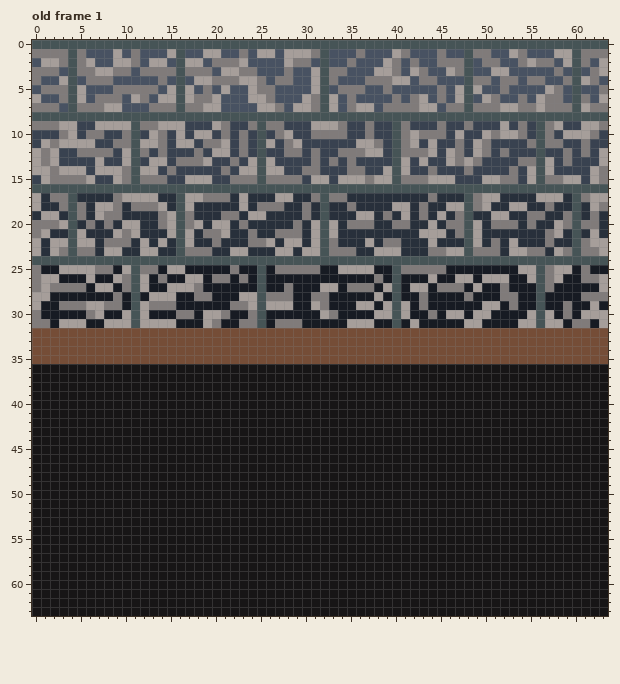
Two states of a pixel-art file, Mecenati/Assets/Maps/Tilez/Tiles.aseprite. That is the earlier state.
64x64 pixels, 6 frames. Colours within 5 levels of each other are drawn and written as one. Shown: old frame 1. The commit also changed other frames, which this record leaves out.
After:
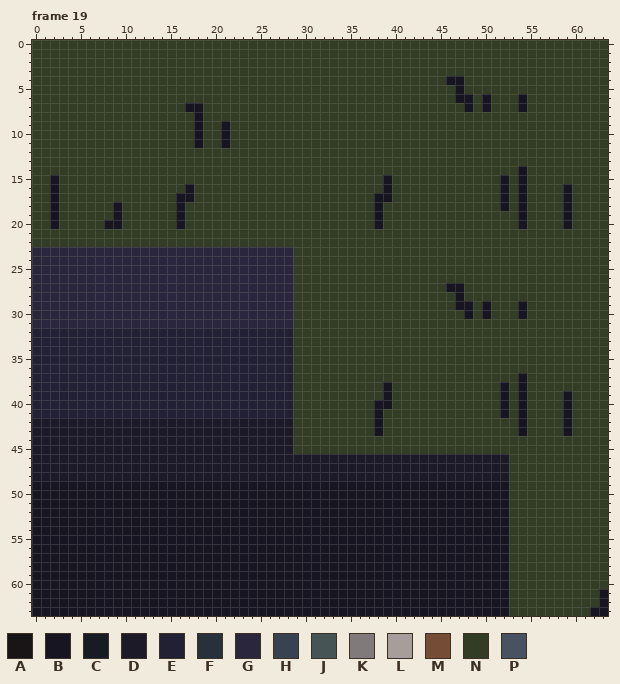
Palette (. is transparent): A #171516  B #171521  C #171b23  D #1c1929  E #222034  F #28303b  G #2a263d  H #394250  J #465456  K #807b7a  L #a69e9a  M #754d37  N #333c24  P #485262
A new or re-ordered frame is compared with the old frame closest to it.
From old to new:
frames 6 -> 25
Changed rows in their new state; - is an unchanged pixel.
Frame 19 is new; against old frame 1:
first column x 0:
 0 NNNNNNNNNNNNNNNNNNNNNNNNNNNNNNNNNNNNNNNNNNNNNNNNNNNNNNNNNNNNNNNN
 1 NNNNNNNNNNNNNNNNNNNNNNNNNNNNNNNNNNNNNNNNNNNNNNNNNNNNNNNNNNNNNNNN
 2 NNNNNNNNNNNNNNNNNNNNNNNNNNNNNNNNNNNNNNNNNNNNNNNNNNNNNNNNNNNNNNNN
 3 NNNNNNNNNNNNNNNNNNNNNNNNNNNNNNNNNNNNNNNNNNNNNNNNNNNNNNNNNNNNNNNN
 4 NNNNNNNNNNNNNNNNNNNNNNNNNNNNNNNNNNNNNNNNNNNNNNBBNNNNNNNNNNNNNNNN
 5 NNNNNNNNNNNNNNNNNNNNNNNNNNNNNNNNNNNNNNNNNNNNNNNBNNNNNNNNNNNNNNNN
 6 NNNNNNNNNNNNNNNNNNNNNNNNNNNNNNNNNNNNNNNNNNNNNNNBBNBNNNBNNNNNNNNN
 7 NNNNNNNNNNNNNNNNNBBNNNNNNNNNNNNNNNNNNNNNNNNNNNNNBNBNNNBNNNNNNNNN
 8 NNNNNNNNNNNNNNNNNNBNNNNNNNNNNNNNNNNNNNNNNNNNNNNNNNNNNNNNNNNNNNNN
 9 NNNNNNNNNNNNNNNNNNBNNBNNNNNNNNNNNNNNNNNNNNNNNNNNNNNNNNNNNNNNNNNN
10 NNNNNNNNNNNNNNNNNNBNNBNNNNNNNNNNNNNNNNNNNNNNNNNNNNNNNNNNNNNNNNNN
11 NNNNNNNNNNNNNNNNNNBNNBNNNNNNNNNNNNNNNNNNNNNNNNNNNNNNNNNNNNNNNNNN
12 NNNNNNNNNNNNNNNNNNNNNNNNNNNNNNNNNNNNNNNNNNNNNNNNNNNNNNNNNNNNNNNN
13 NNNNNNNNNNNNNNNNNNNNNNNNNNNNNNNNNNNNNNNNNNNNNNNNNNNNNNNNNNNNNNNN
14 NNNNNNNNNNNNNNNNNNNNNNNNNNNNNNNNNNNNNNNNNNNNNNNNNNNNNNBNNNNNNNNN
15 NNBNNNNNNNNNNNNNNNNNNNNNNNNNNNNNNNNNNNNBNNNNNNNNNNNNBNBNNNNNNNNN
16 NNBNNNNNNNNNNNNNNBNNNNNNNNNNNNNNNNNNNNNBNNNNNNNNNNNNBNBNNNNBNNNN
17 NNBNNNNNNNNNNNNNBBNNNNNNNNNNNNNNNNNNNNBBNNNNNNNNNNNNBNBNNNNBNNNN
18 NNBNNNNNNBNNNNNNBNNNNNNNNNNNNNNNNNNNNNBNNNNNNNNNNNNNBNBNNNNBNNNN
19 NNBNNNNNNBNNNNNNBNNNNNNNNNNNNNNNNNNNNNBNNNNNNNNNNNNNNNBNNNNBNNNN
20 NNBNNNNNBBNNNNNNBNNNNNNNNNNNNNNNNNNNNNBNNNNNNNNNNNNNNNBNNNNBNNNN
21 NNNNNNNNNNNNNNNNNNNNNNNNNNNNNNNNNNNNNNNNNNNNNNNNNNNNNNNNNNNNNNNN
22 NNNNNNNNNNNNNNNNNNNNNNNNNNNNNNNNNNNNNNNNNNNNNNNNNNNNNNNNNNNNNNNN
23 GGGGGGGGGGGGGGGGGGGGGGGGGGGGGNNNNNNNNNNNNNNNNNNNNNNNNNNNNNNNNNNN
24 GGGGGGGGGGGGGGGGGGGGGGGGGGGGGNNNNNNNNNNNNNNNNNNNNNNNNNNNNNNNNNNN
25 GGGGGGGGGGGGGGGGGGGGGGGGGGGGGNNNNNNNNNNNNNNNNNNNNNNNNNNNNNNNNNNN
26 GGGGGGGGGGGGGGGGGGGGGGGGGGGGGNNNNNNNNNNNNNNNNNNNNNNNNNNNNNNNNNNN
27 GGGGGGGGGGGGGGGGGGGGGGGGGGGGGNNNNNNNNNNNNNNNNNBBNNNNNNNNNNNNNNNN
28 GGGGGGGGGGGGGGGGGGGGGGGGGGGGGNNNNNNNNNNNNNNNNNNBNNNNNNNNNNNNNNNN
29 GGGGGGGGGGGGGGGGGGGGGGGGGGGGGNNNNNNNNNNNNNNNNNNBBNBNNNBNNNNNNNNN
30 GGGGGGGGGGGGGGGGGGGGGGGGGGGGGNNNNNNNNNNNNNNNNNNNBNBNNNBNNNNNNNNN
31 GGGGGGGGGGGGGGGGGGGGGGGGGGGGGNNNNNNNNNNNNNNNNNNNNNNNNNNNNNNNNNNN
32 EEEEEEEEEEEEEEEEEEEEEEEEEEEEENNNNNNNNNNNNNNNNNNNNNNNNNNNNNNNNNNN
33 EEEEEEEEEEEEEEEEEEEEEEEEEEEEENNNNNNNNNNNNNNNNNNNNNNNNNNNNNNNNNNN
34 EEEEEEEEEEEEEEEEEEEEEEEEEEEEENNNNNNNNNNNNNNNNNNNNNNNNNNNNNNNNNNN
35 EEEEEEEEEEEEEEEEEEEEEEEEEEEEENNNNNNNNNNNNNNNNNNNNNNNNNNNNNNNNNNN
36 EEEEEEEEEEEEEEEEEEEEEEEEEEEEENNNNNNNNNNNNNNNNNNNNNNNNNNNNNNNNNNN
37 EEEEEEEEEEEEEEEEEEEEEEEEEEEEENNNNNNNNNNNNNNNNNNNNNNNNNBNNNNNNNNN
38 EEEEEEEEEEEEEEEEEEEEEEEEEEEEENNNNNNNNNNBNNNNNNNNNNNNBNBNNNNNNNNN
39 EEEEEEEEEEEEEEEEEEEEEEEEEEEEENNNNNNNNNNBNNNNNNNNNNNNBNBNNNNBNNNN
40 EEEEEEEEEEEEEEEEEEEEEEEEEEEEENNNNNNNNNBBNNNNNNNNNNNNBNBNNNNBNNNN
41 EEEEEEEEEEEEEEEEEEEEEEEEEEEEENNNNNNNNNBNNNNNNNNNNNNNBNBNNNNBNNNN
42 DDDDDDDDDDDDDDDDDDDDDDDDDDDDDNNNNNNNNNBNNNNNNNNNNNNNNNBNNNNBNNNN
43 DDDDDDDDDDDDDDDDDDDDDDDDDDDDDNNNNNNNNNBNNNNNNNNNNNNNNNBNNNNBNNNN
44 DDDDDDDDDDDDDDDDDDDDDDDDDDDDDNNNNNNNNNNNNNNNNNNNNNNNNNNNNNNNNNNN
45 DDDDDDDDDDDDDDDDDDDDDDDDDDDDDNNNNNNNNNNNNNNNNNNNNNNNNNNNNNNNNNNN
46 DDDDDDDDDDDDDDDDDDDDDDDDDDDDDDDDDDDDDDDDDDDDDDDDDDDDDNNNNNNNNNNN
47 DDDDDDDDDDDDDDDDDDDDDDDDDDDDDDDDDDDDDDDDDDDDDDDDDDDDDNNNNNNNNNNN
48 DDDDDDDDDDDDDDDDDDDDDDDDDDDDDDDDDDDDDDDDDDDDDDDDDDDDDNNNNNNNNNNN
49 BBBBBBBBBBBBBBBBBBBBBBBBBBBBBBBBBBBBBBBBBBBBBBBBBBBBBNNNNNNNNNNN
50 BBBBBBBBBBBBBBBBBBBBBBBBBBBBBBBBBBBBBBBBBBBBBBBBBBBBBNNNNNNNNNNN
51 BBBBBBBBBBBBBBBBBBBBBBBBBBBBBBBBBBBBBBBBBBBBBBBBBBBBBNNNNNNNNNNN
52 BBBBBBBBBBBBBBBBBBBBBBBBBBBBBBBBBBBBBBBBBBBBBBBBBBBBBNNNNNNNNNNN
53 BBBBBBBBBBBBBBBBBBBBBBBBBBBBBBBBBBBBBBBBBBBBBBBBBBBBBNNNNNNNNNNN
54 BBBBBBBBBBBBBBBBBBBBBBBBBBBBBBBBBBBBBBBBBBBBBBBBBBBBBNNNNNNNNNNN
55 BBBBBBBBBBBBBBBBBBBBBBBBBBBBBBBBBBBBBBBBBBBBBBBBBBBBBNNNNNNNNNNN
56 BBBBBBBBBBBBBBBBBBBBBBBBBBBBBBBBBBBBBBBBBBBBBBBBBBBBBNNNNNNNNNNN
57 BBBBBBBBBBBBBBBBBBBBBBBBBBBBBBBBBBBBBBBBBBBBBBBBBBBBBNNNNNNNNNNN
58 BBBBBBBBBBBBBBBBBBBBBBBBBBBBBBBBBBBBBBBBBBBBBBBBBBBBBNNNNNNNNNNN
59 BBBBBBBBBBBBBBBBBBBBBBBBBBBBBBBBBBBBBBBBBBBBBBBBBBBBBNNNNNNNNNNN
60 BBBBBBBBBBBBBBBBBBBBBBBBBBBBBBBBBBBBBBBBBBBBBBBBBBBBBNNNNNNNNNNN
61 BBBBBBBBBBBBBBBBBBBBBBBBBBBBBBBBBBBBBBBBBBBBBBBBBBBBBNNNNNNNNNNB
62 BBBBBBBBBBBBBBBBBBBBBBBBBBBBBBBBBBBBBBBBBBBBBBBBBBBBBNNNNNNNNNNB
63 BBBBBBBBBBBBBBBBBBBBBBBBBBBBBBBBBBBBBBBBBBBBBBBBBBBBBNNNNNNNNNBB
Changed places in both pictures, as pixel boxes (x1, y1, x2, y2):
changed: (32, 40, 608, 616)
